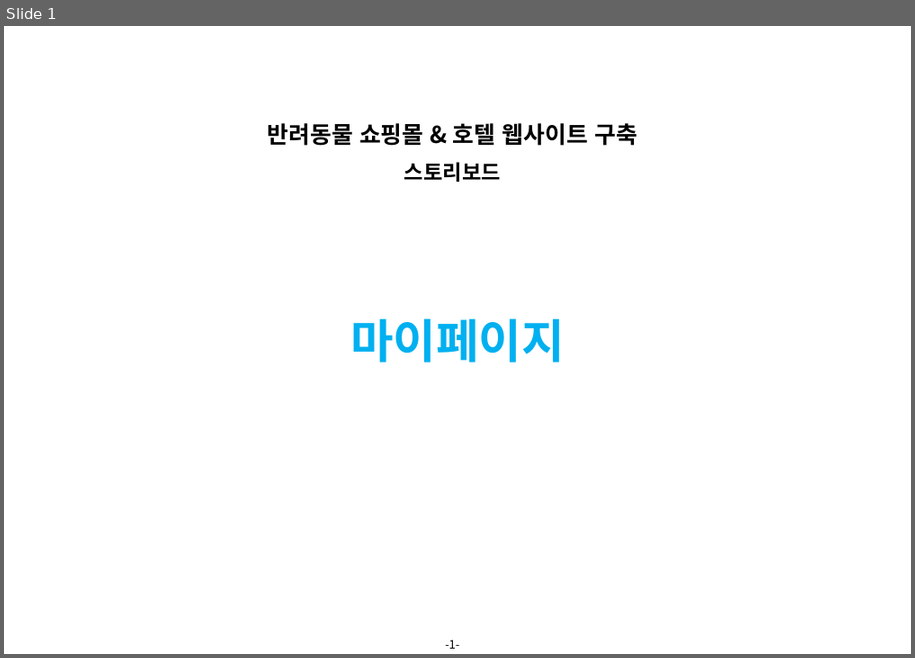
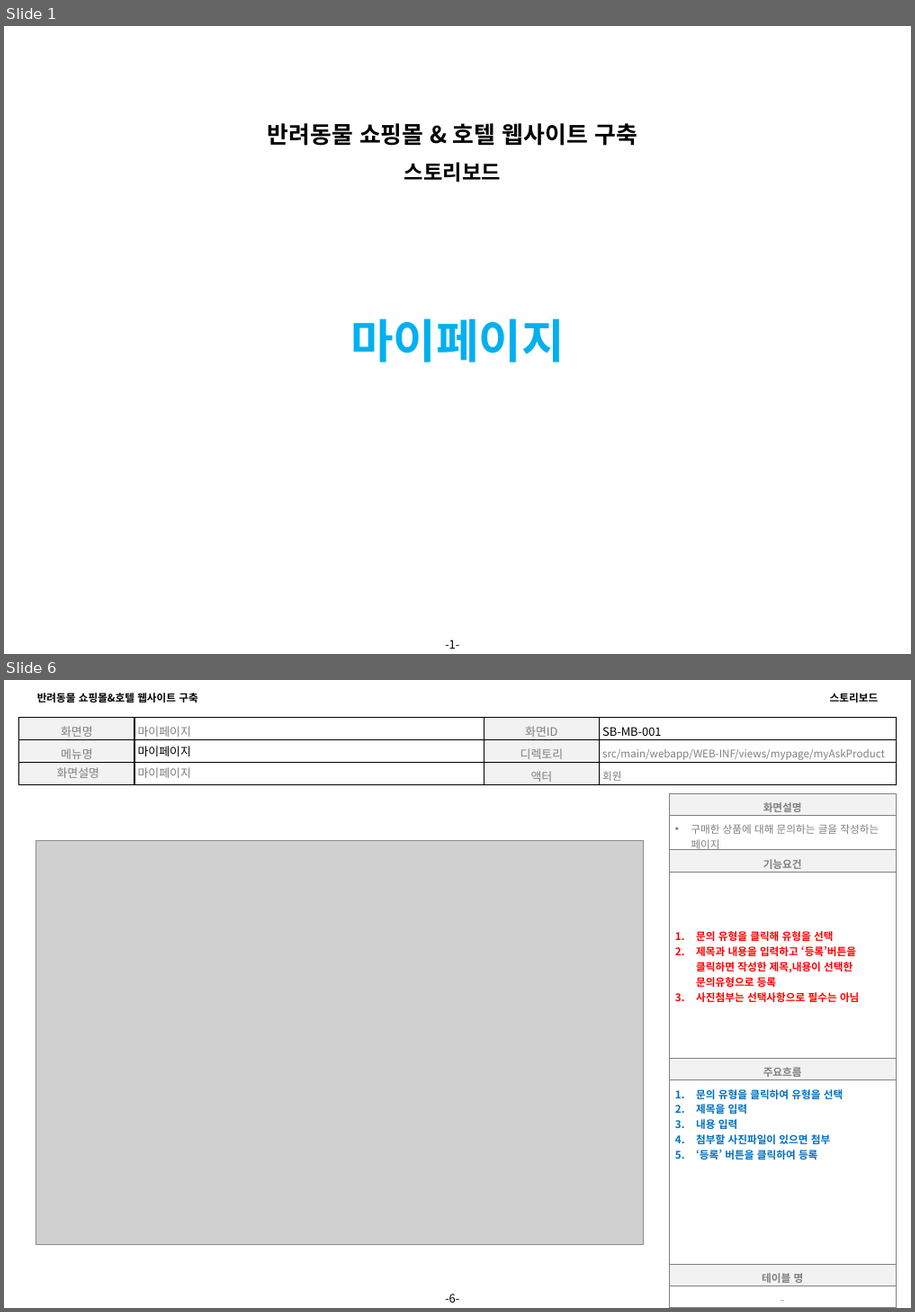
Before and after one commit to 94jinwoo/Companion, a slide deck: Companion.스토리보드.VER.0.1(마이페이지).pptx. Shown one above the other, each under a label of ours: slide 1 before the commit, slides 1 and 6 after it; the slides between them are not shown. The pictures are 915x658 and 915x1312 pixels, drawn with LibreOffice and Linux fonts; fonts in the diff are those of the drawing; grey boxes stand for pictures; background and template pictures are left out. Boxes give left, top, right and bottom in pixels: in the first picture for what was removed or moved away, otherwise in the second. Text is boxed around its words. In the diff, an @@ line names an element or a change of style, - is before the commit and + after.

Commit message:
스토리보드 마이페이지

```diff
--- a/Companion.스토리보드.VER.0.1(마이페이지).pptx
+++ b/Companion.스토리보드.VER.0.1(마이페이지).pptx
@@ slide 6 added at [4,680,911,1308], background #FFFFFF; not listed: 1 template element that a slide beside it also shows @@
@@ text added at [37,693,198,702], 9 pt, text #000000, bold @@
+반려동물 쇼핑몰&호텔 웹사이트 구축
@@ text added at [830,693,879,702], 9 pt, text #000000, bold @@
+스토리보드
@@ table added at [19,717,896,789], 3 rows, 4 columns @@
+화면명 | 마이페이지 | 화면ID | SB-MB-001
+메뉴명 | 마이페이지 | 디렉토리 | src/main/webapp/WEB-INF/views/mypage/myAskProduct
+화면설명 | 마이페이지 | 액터 | 회원
@@ table added at [669,794,896,1279], 6 rows, 1 columns @@
+화면설명
+구매한 상품에 대해 문의하는 글을 작성하는 페이지
+기능요건
+문의 유형을 클릭해 유형을 선택 / 제목과 내용을 입력하고 ‘등록’버튼을 클릭하면 작성한 제목,내용이 선택한 문의유형으로 등록 / 사진첨부는 선택사항으로 필수는 아님
+주요흐름
+문의 유형을 클릭하여 유형을 선택 / 제목을 입력 / 내용 입력 / 첨부할 사진파일이 있으면 첨부 / ‘등록’ 버튼을 클릭하여 등록
@@ picture added at [36,841,644,1245] @@
@@ table added at [669,1265,896,1308], 2 rows, 1 columns @@
+테이블 명
+-
```
Also in this commit, not shown: 3 slides changed, 13 other slides added, 6 slides removed.
